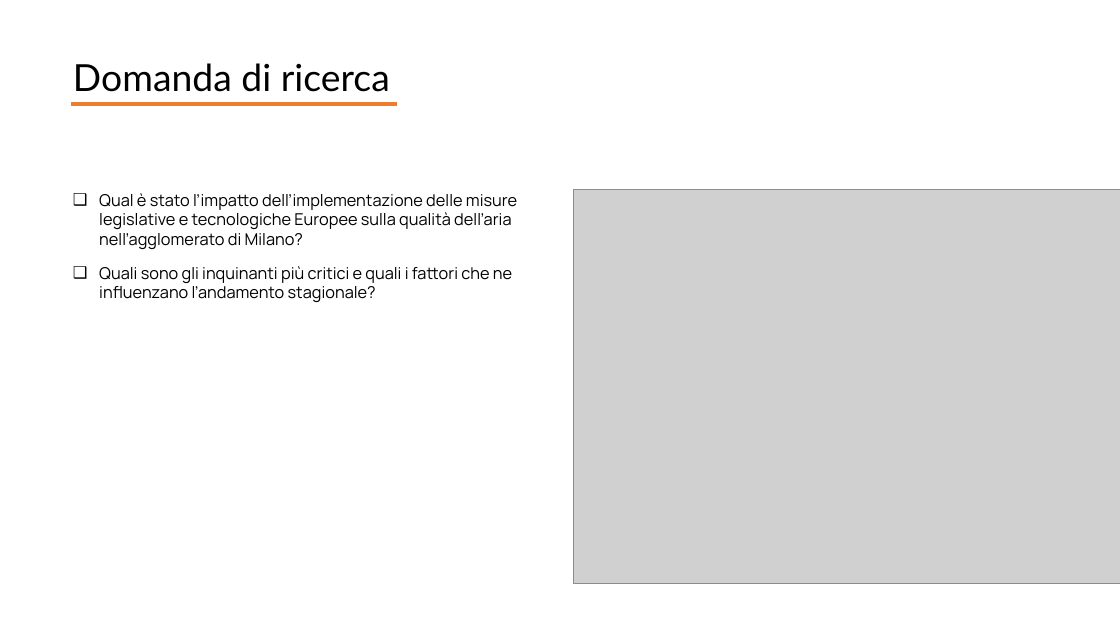
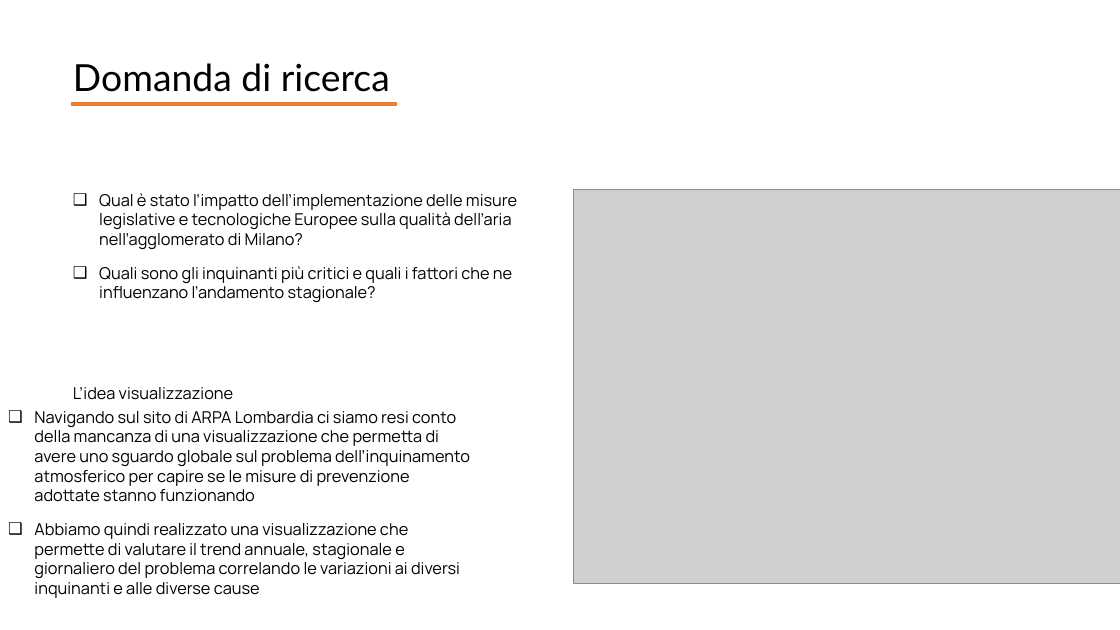
Before and after one commit to giocoal/air-quality-milano-interactive-data-visualization-tableau, a slide deck: slide 5 of Report/Report_progetto_Carbone_Cavallaro_Marconzini_Scuri.pptx (slide 3 before the commit). Drawn at 1120x630 pixels with LibreOffice and Linux fonts; fonts in the diff are those of the drawing; grey boxes stand for pictures. Boxes give left, top, right and bottom in pixels: in the first picture for what was removed or moved away, otherwise in the second. Text is boxed around its words. In the diff, an @@ line names an element or a change of style, - is before the commit and + after.

```diff
--- a/Report/Report_progetto_Carbone_Cavallaro_Marconzini_Scuri.pptx
+++ b/Report/Report_progetto_Carbone_Cavallaro_Marconzini_Scuri.pptx
@@ text at (73, 387, 233, 400): paragraph added @@
+L’idea visualizzazione
@@ text added at (34, 411, 470, 598), 14 pt, text #000000 @@
+❑ Navigando sul sito di ARPA Lombardia ci siamo resi conto della mancanza di una visualizzazione che permetta di avere uno sguardo globale sul problema dell’inquinamento atmosferico per capire se le misure di prevenzione adottate stanno funzionando
+❑ Abbiamo quindi realizzato una visualizzazione che permette di valutare il trend annuale, stagionale e giornaliero del problema correlando le variazioni ai diversi inquinanti e alle diverse cause
```
Also in this commit, not shown: 5 other slides changed, 9 slides added, 1 slide removed.
